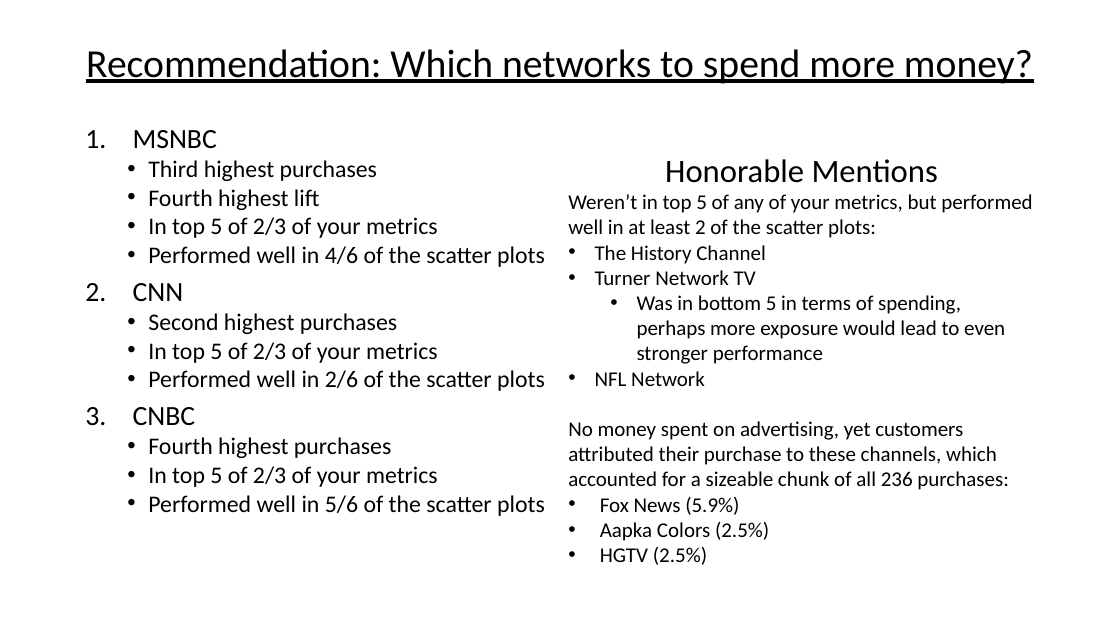
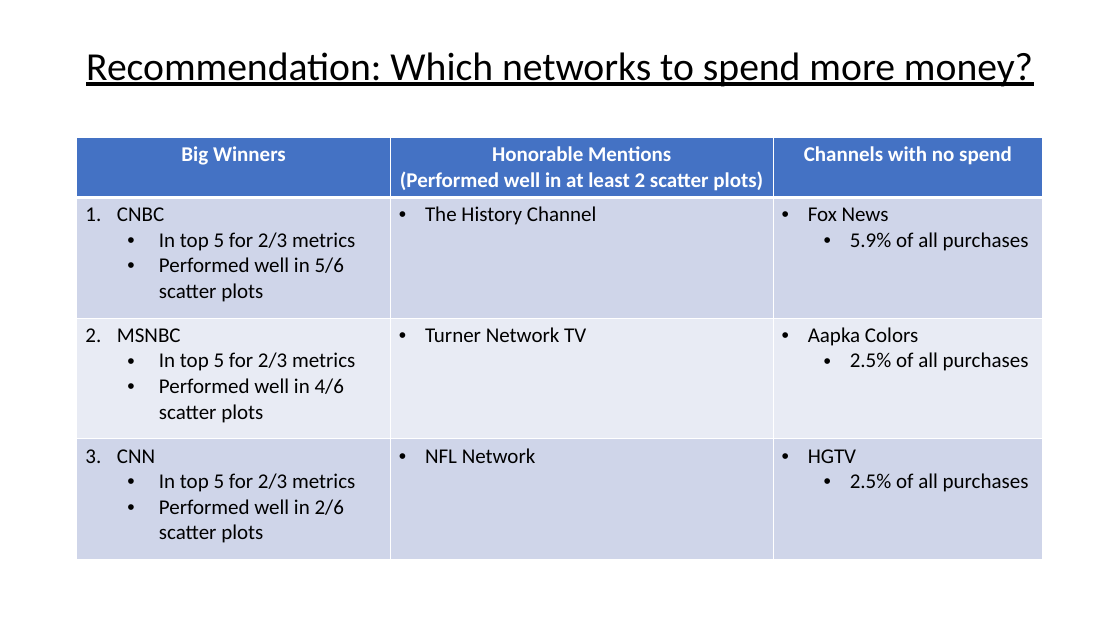
Before and after one commit to papir805/telepulse_ad_campaign_report, a slide deck: slide 18 of companyxyz_presentation.pptx. Drawn at 1120x630 pixels with LibreOffice and Linux fonts; fonts in the diff are those of the drawing. Boxes give left, top, right and bottom in pixels: in the first picture for what was removed or moved away, otherwise in the second. Text is boxed around its words. In the diff, an @@ line names an element or a change of style, - is before the commit and + after.

```diff
--- a/companyxyz_presentation.pptx
+++ b/companyxyz_presentation.pptx
@@ table added at [77, 138, 1044, 559], 4 rows, 3 columns @@
+Big Winners | Honorable Mentions / (Performed well in at least 2 scatter plots) | Channels with no spend
+CNBC / In top 5 for 2/3 metrics / Performed well in 5/6 scatter plots | The History Channel | Fox News / 5.9% of all purchases
+MSNBC / In top 5 for 2/3 metrics / Performed well in 4/6 scatter plots | Turner Network TV | Aapka Colors / 2.5% of all purchases
+CNN / In top 5 for 2/3 metrics / Performed well in 2/6 scatter plots | NFL Network | HGTV / 2.5% of all purchases
@@ text removed at [133, 130, 545, 516] @@
-1. MSNBC
-  • Third highest purchases
-  • Fourth highest lift
-  • In top 5 of 2/3 of your metrics
-  • Performed well in 4/6 of the scatter plots
-2. CNN
-  • Second highest purchases
-  • In top 5 of 2/3 of your metrics
-  • Performed well in 2/6 of the scatter plots
-3. CNBC
-  • Fourth highest purchases
-  • In top 5 of 2/3 of your metrics
-  • Performed well in 5/6 of the scatter plots
@@ text removed at [568, 159, 1032, 565] @@
-Honorable Mentions
-Weren’t in top 5 of any of your metrics, but performed well in at least 2 of the scatter plots:
-• The History Channel
-• Turner Network TV
-  • Was in bottom 5 in terms of spending, perhaps more exposure would lead to even stronger performance
-• NFL Network
-No money spent on advertising, yet customers attributed their purchase to these channels, which accounted for a sizeable chunk of all 236 purchases:
-• Fox News (5.9%)
-• Aapka Colors (2.5%)
-• HGTV (2.5%)
```
Also in this commit, not shown: 16 other slides changed, 1 slide added, 1 slide removed, 17 other files.
